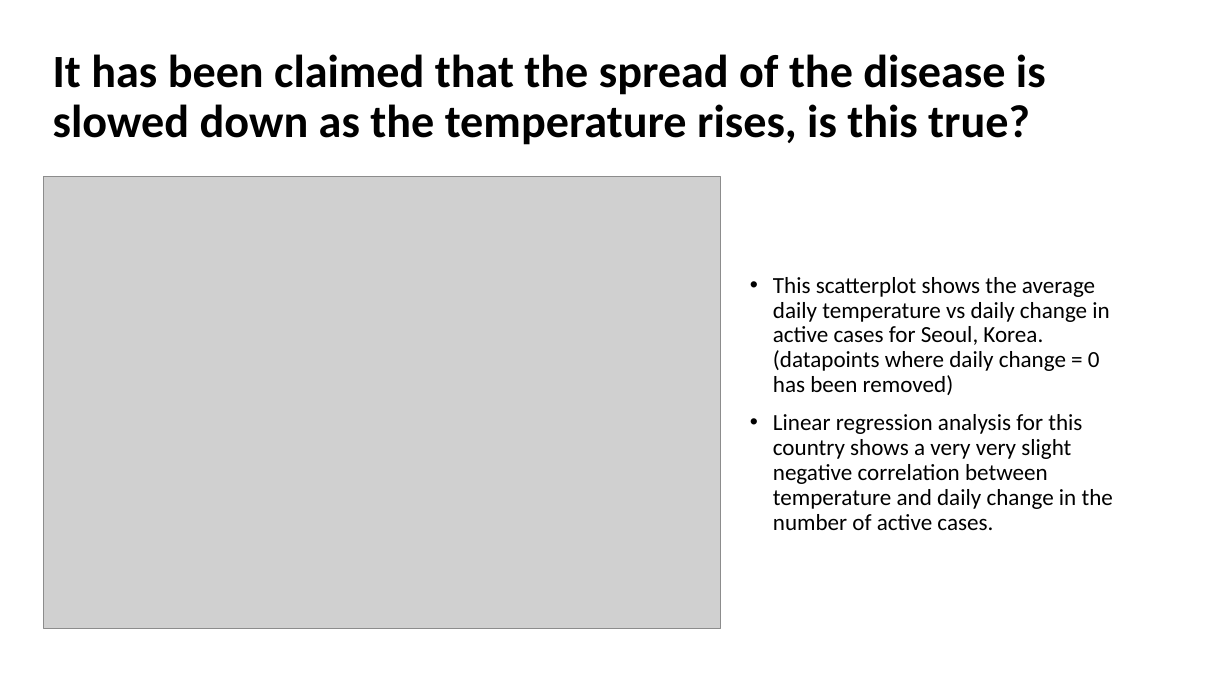
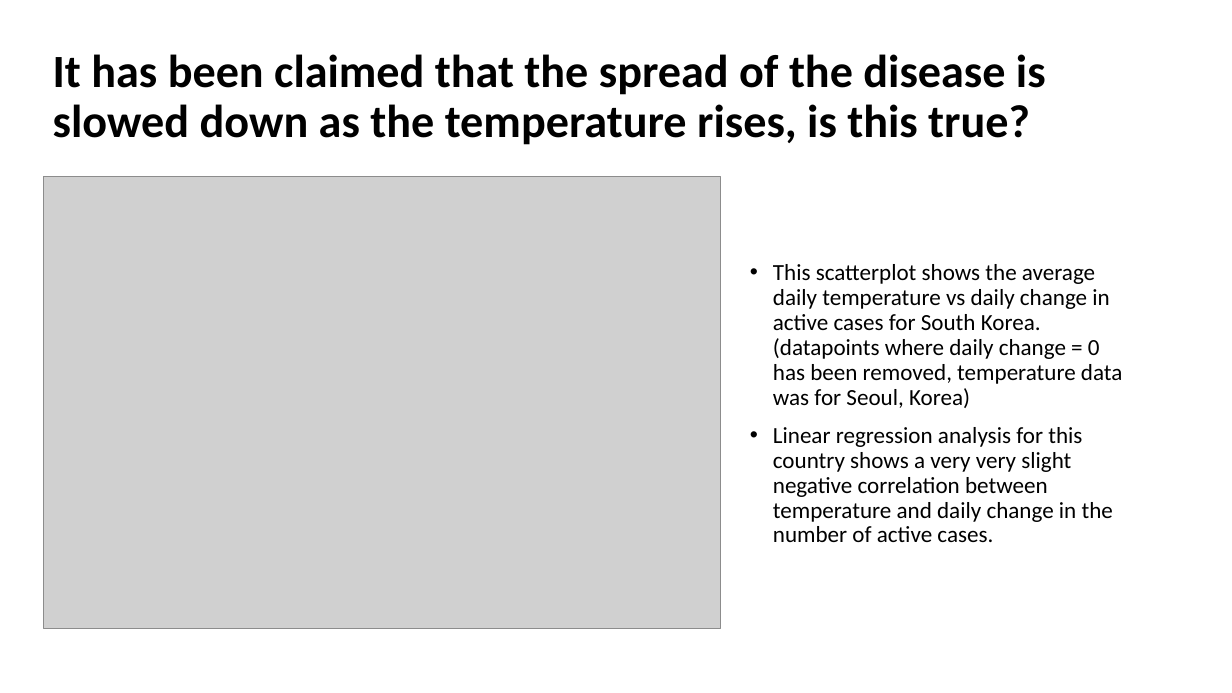
Before and after one commit to PhillipWangAust/Covid-19_Project1, a slide deck: slide 20 of Covid Project Final.pptx (slide 13 before the commit). Drawn at 1232x693 pixels with LibreOffice and Linux fonts; fonts in the diff are those of the drawing; grey boxes stand for pictures. Boxes give left, top, right and bottom in pixels: in the first picture for what was removed or moved away, otherwise in the second. Text is boxed around its words. In the diff, an @@ line names an element or a change of style, - is before the commit and + after.

```diff
--- a/Covid Project Final.pptx
+++ b/Covid Project Final.pptx
@@ text at box(773, 264, 1122, 408): text changed @@
-• This scatterplot shows the average daily temperature vs daily change in active cases for Seoul, Korea. (datapoints where daily change = 0 has been removed)
+• This scatterplot shows the average daily temperature vs daily change in active cases for South Korea. (datapoints where daily change = 0 has been removed, temperature data was for Seoul, Korea)
```
Also in this commit, not shown: 2 other slides changed, 9 slides added, 12 other files.
